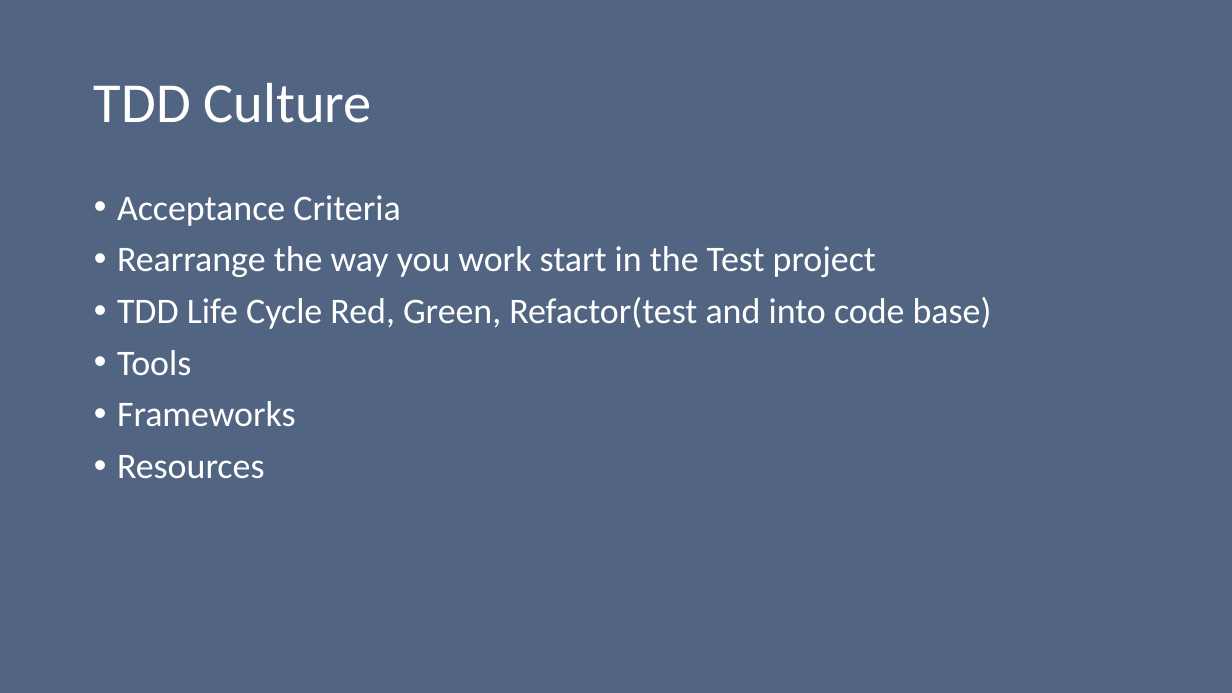
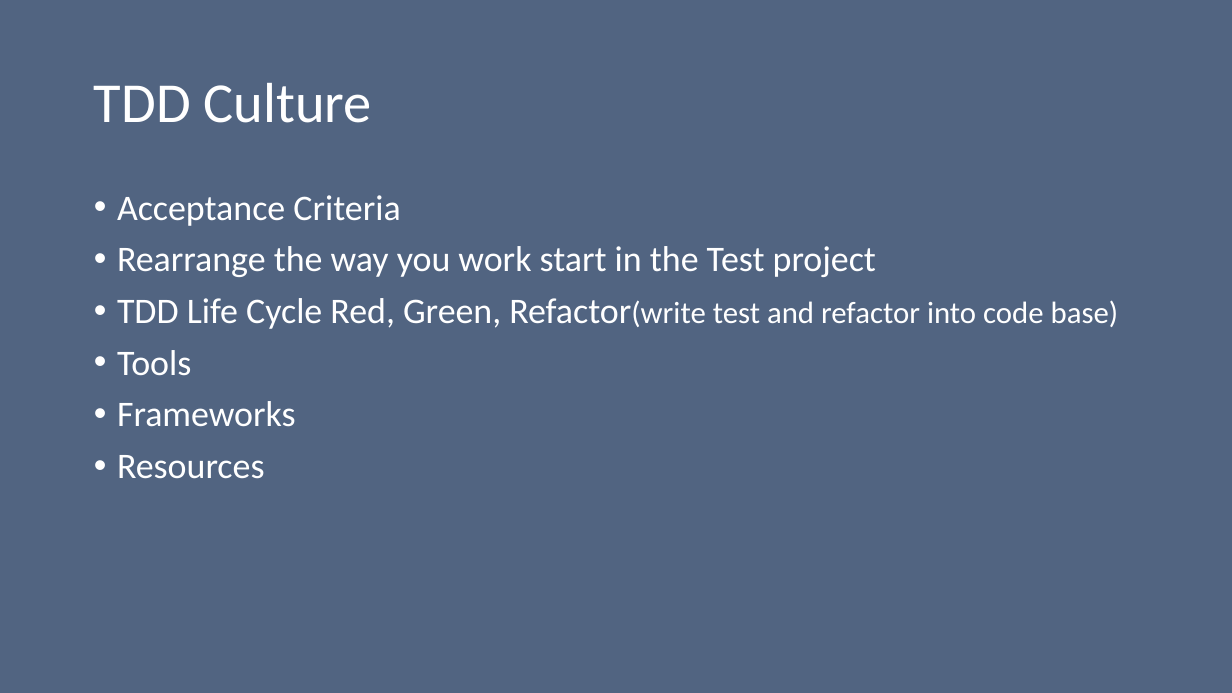
Before and after one commit to Onemanwolf/Refactoring_static_class, a slide deck: slide 3 of slides/UnitTesting.pptx. Drawn at 1232x693 pixels with LibreOffice and Linux fonts; fonts in the diff are those of the drawing. Boxes give left, top, right and bottom in pixels: in the first picture for what was removed or moved away, otherwise in the second. Text is boxed around its words. In the diff, an @@ line names an element or a change of style, - is before the commit and + after.

Commit message:
Slide Changes and Code Map

```diff
--- a/slides/UnitTesting.pptx
+++ b/slides/UnitTesting.pptx
@@ text at box(117, 298, 1119, 329): text changed; size 28 to 24 pt @@
-• TDD Life Cycle Red, Green, Refactor(test and into code base)
+• TDD Life Cycle Red, Green, Refactor(write test and refactor into code base)
```
Also in this commit, not shown: 8 other slides changed, 14 other files.
